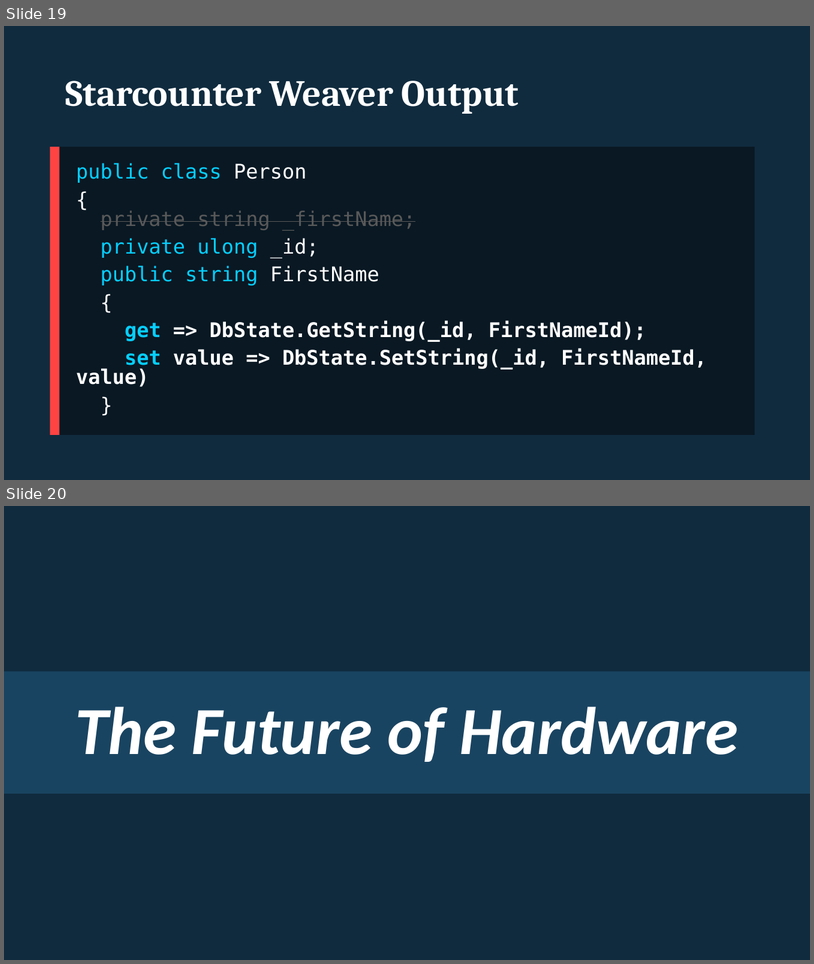
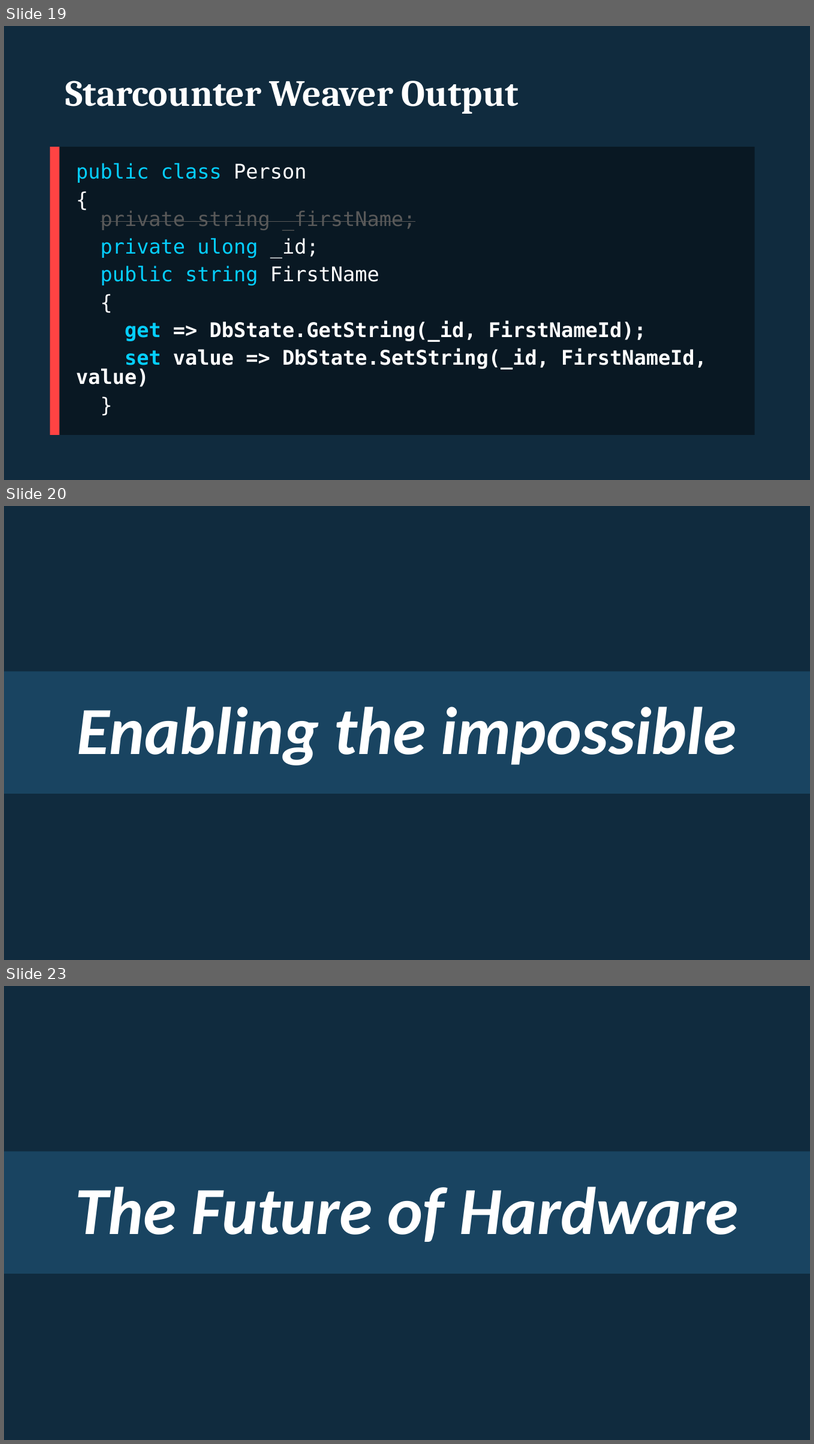
Before and after one commit to rogeralsing/Presentations, a slide deck: Starcounter/usa.pptx. Shown one above the other, each under a label of ours: slides 19 and 20 before the commit, slides 19, 20 and 23 after it; the slides between them are not shown. The pictures are 814x964 and 814x1444 pixels, drawn with LibreOffice and Linux fonts; fonts in the diff are those of the drawing. Boxes give left, top, right and bottom in pixels: in the first picture for what was removed or moved away, otherwise in the second. Text is boxed around its words. In the diff, an @@ line names an element or a change of style, - is before the commit and + after.

```diff
--- a/Starcounter/usa.pptx
+++ b/Starcounter/usa.pptx
@@ slide 20 added at bbox=[4, 506, 810, 960], background #102B3E @@
@@ rectangle added at bbox=[4, 671, 810, 793], fill #194461 @@
@@ title added at bbox=[77, 706, 737, 765], 80 pt, text #FFFFFF, bold, italic @@
+Enabling the impossible
@@ what was slide 20 is now slide 23 @@
```
Also in this commit, not shown: 1 slide changed, 2 other slides added.
